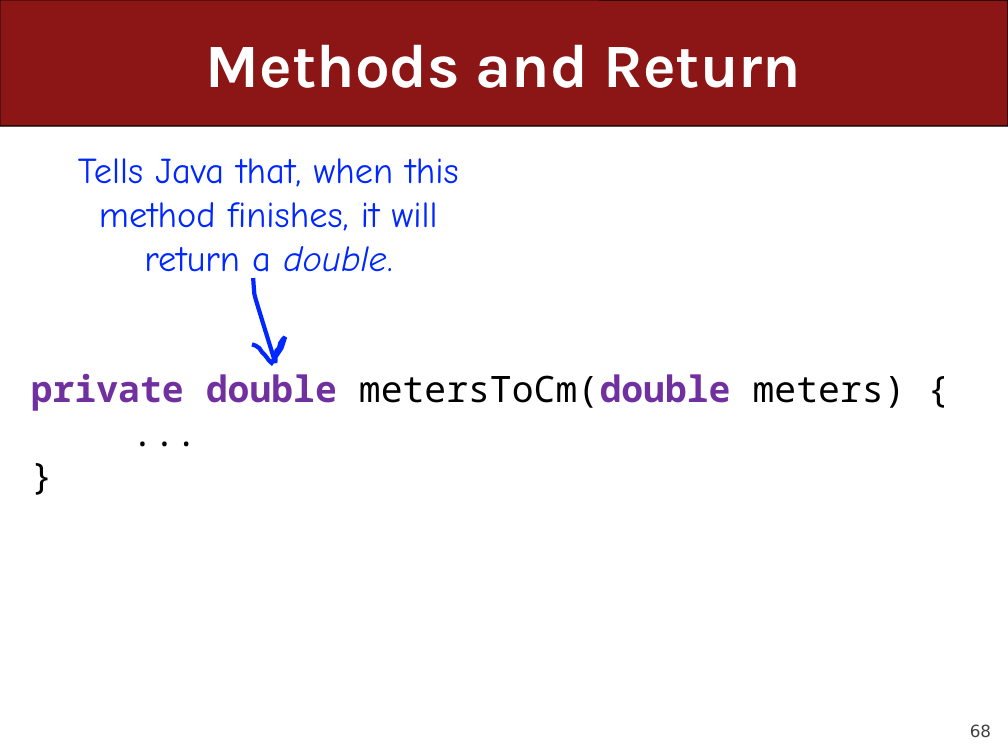
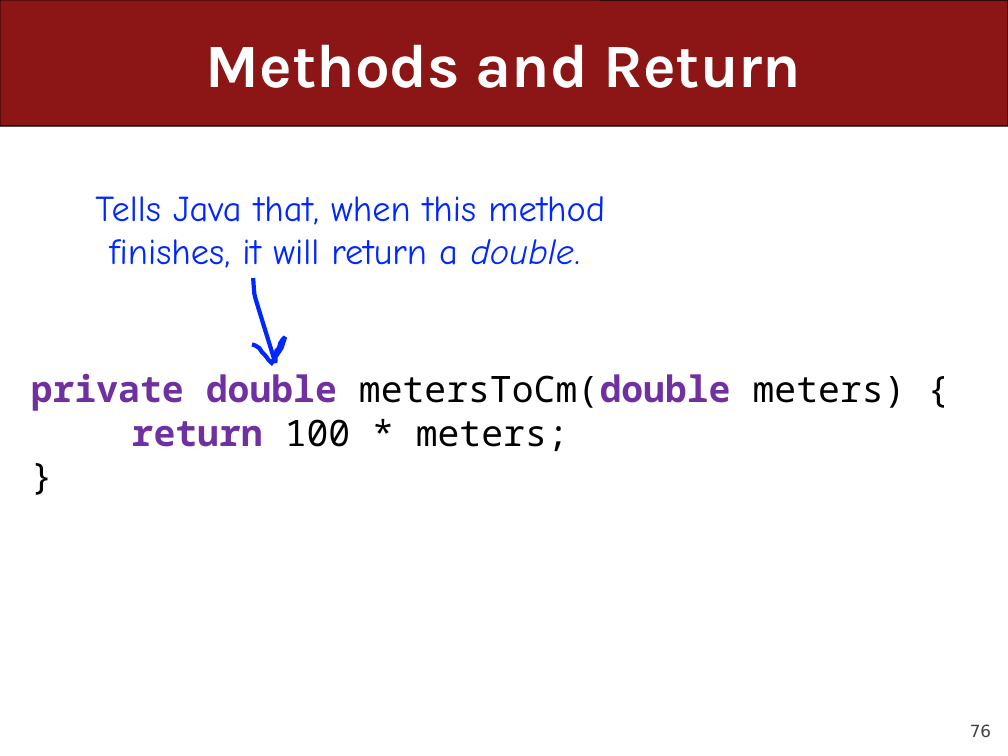
Before and after one commit to ckincaid17/cs106a-summer-2018, a slide deck: slide 76 of WWW/lectures/Lecture7/Lecture7.pptx (slide 68 before the commit). Drawn at 1008x756 pixels with LibreOffice and Linux fonts; fonts in the diff are those of the drawing. Boxes give left, top, right and bottom in pixels: in the first picture for what was removed or moved away, otherwise in the second. Text is boxed around its words. In the diff, an @@ line names an element or a change of style, - is before the commit and + after.

```diff
--- a/WWW/lectures/Lecture7/Lecture7.pptx
+++ b/WWW/lectures/Lecture7/Lecture7.pptx
@@ text "Tells Java that, when this ..." rewrapped from bbox=[78, 158, 458, 283] to bbox=[95, 196, 605, 268] @@
@@ text at bbox=[132, 419, 569, 451]: text changed @@
-...
+return 100 * meters;
@@ page number at bbox=[970, 724, 991, 737]: text changed @@
-68
+76
```
Also in this commit, not shown: 24 other slides changed, 14 slides added, 8 slides removed, 3 other files.
